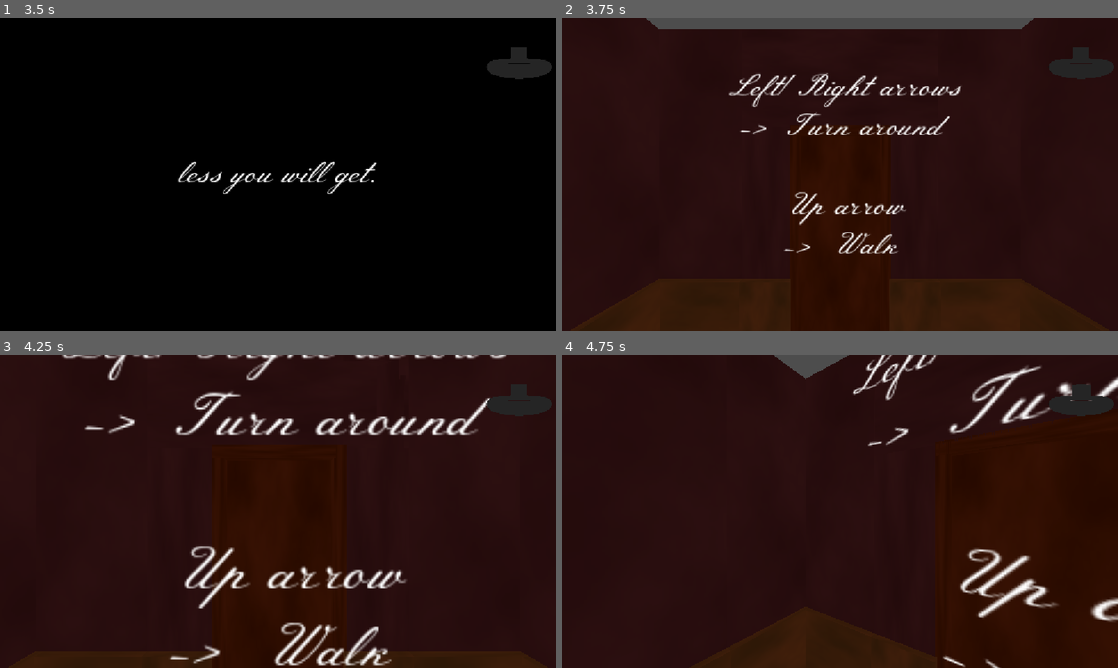
Above: before the commit, frames 1-4 (two rows, left to right).
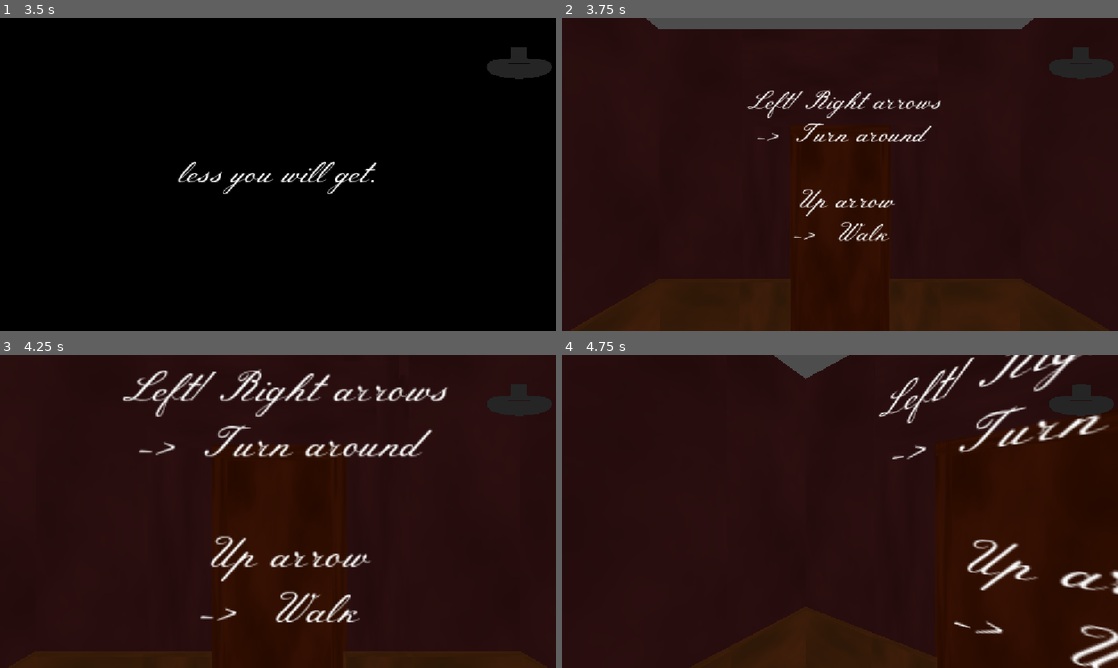
Above: after the commit, the same moments.

Repository: WolfYD3v/wake-up-REPO
Game: Godot game, scene res://scenes/main_menu/main_menu.tscn
Two runs of this game, one before a commit and one after it. Both use one fixed random seed, a clock stepped at 60 frames per second and the inputs below. Before the commit the project starts from res://scenes/global_game_scene.tscn.
Inputs:
- Up to frame 1 (3.5 s): click "PLAY" at 0.5 s; tap Enter at 1.25 s; hold Right 1.28-2.03 s; hold E 1.28-2.03 s; tap Space at 2 s; hold Left 2.03-2.78 s; tap E at 2.1 s; hold Right from 2.78 s (still down); hold E from 2.78 s (still down)
- Up to frame 2 (3.75 s): tap Enter at 3.5 s; release Right at 3.53 s; release E at 3.53 s; hold Up from 3.53 s (still down); tap E at 3.6 s
- Up to frame 3 (4.25 s): keep holding Up
- Up to frame 4 (4.75 s): release Up at 4.28 s; hold Left from 4.28 s (still down); hold E from 4.28 s (still down)

Frame 1 is identical in both runs. In frame 2, 3.8% of the frame differs, in the area x 30-72%, y 17-76%; in frame 3, 10%, in the area x 11-92%, y 0-100%; in frame 4, 6.9%.

Commit message:
Trashing scene manager (basic scene controling)

Diff:
--- a/assets/models/simulation_door.gd
+++ b/assets/models/simulation_door.gd
@@ -3,21 +3,45 @@
 @onready var key_indicator_label: Label3D = $KeyIndicatorLabel
 
 var player: Player = null
+var is_open: bool = false
+var is_active: bool = false
 
-func open_door() -> void:
-	for _loop in range(20):
-		$ActualDoor/Marker3D.rotate_y(deg_to_rad(130/20))
-		await get_tree().create_timer(0.1).timeout
+
+func move_door(move_value: int) -> void:
+	if not is_active:
+		is_active = true
+		set_indicator_text()
+		for _loop in range(20):
+			$ActualDoor/Marker3D.rotate_y(deg_to_rad(move_value/20))
+			await get_tree().create_timer(0.1).timeout
+		await get_tree().create_timer(0.3).timeout
+		is_active = false
 
 func _input(_event: InputEvent) -> void:
 	if Input.is_key_pressed(KEY_E):
 		if player and player.detect_collisions():
-			open_door()
+			if not is_open:
+				await move_door(130)
+				is_open = true
+				set_indicator_text()
+			else:
+				await move_door(-130)
+				is_open = false
+				set_indicator_text()
 
+func set_indicator_text() -> void:
+	if is_active:
+		key_indicator_label.text = "Door is doing" + "\n" + "something"
+		return
+	if not is_open:
+		key_indicator_label.text = "E key" + "\n" + "-> Open"
+	else:
+		key_indicator_label.text = "E key" + "\n" + "-> Close"
 
 func _on_player_detection_area_body_entered(body: Node3D) -> void:
 	if body is Player:
 		player = body
+		set_indicator_text()
 		key_indicator_label.show()
 
 func _on_player_detection_area_body_exited(body: Node3D) -> void:
--- /dev/null
+++ b/globals/auto_screenshot.gd
@@ -0,0 +1,32 @@
+extends Node
+
+var USER_DATA_FOLDER: String = OS.get_user_data_dir() + "/"
+
+func _ready() -> void:
+	if not DirAccess.dir_exists_absolute(USER_DATA_FOLDER + "screenshots"):
+		_init_screenshots_folder()
+	USER_DATA_FOLDER += "screenshots/"
+	await get_tree().create_timer(10.0).timeout
+	start_auto_screenshot_process()
+
+func _init_screenshots_folder() -> void:
+	DirAccess.make_dir_absolute(USER_DATA_FOLDER + "screenshots")
+
+func start_auto_screenshot_process() -> void:
+	_take_screenshot_screen()
+	await get_tree().create_timer(300.0).timeout
+	start_auto_screenshot_process()
+
+func _take_screenshot_game() -> void:
+	var nb_files_in_folder := DirAccess.get_files_at(USER_DATA_FOLDER).size()
+	var img := get_viewport().get_texture().get_image()
+	img.save_png(USER_DATA_FOLDER + str(nb_files_in_folder + 1))
+
+func _take_screenshot_screen() -> void:
+	var nb_files_in_folder := DirAccess.get_files_at(USER_DATA_FOLDER).size()
+	var img : Image = DisplayServer.screen_get_image(0)
+	img.save_png(USER_DATA_FOLDER + str(nb_files_in_folder + 1))
+
+	# Si pour render les screenshots
+	#var tex: ImageTexture = ImageTexture.create_from_image(img)
+	#$GUI/TextureRect.texture = tex
--- /dev/null
+++ b/globals/inputs_logger.gd
@@ -0,0 +1 @@
+extends Node
--- a/globals/scene_manager.gd
+++ /dev/null
@@ -1,40 +0,0 @@
-extends Node
-
-
-var _scenes: Dictionary[String, Node] = {
-	"actual": null,
-	"global_game": null,
-	"main_menu": null
-}
-
-func add_scene_to_scenes(scene_id_name: String, scene_node: Node) -> void:
-	if not _scenes.has(scene_id_name):
-		_scenes.set(scene_id_name, scene_node)
-		_scenes.set("actual", scene_node)
-		get_scene("global_game").add_child(scene_node)
-		get_scene("global_game").move_child(get_scene("actual"), 0)
-		#var nodes_nb_in_global_game: int = get_scene("global_game").get_child_count()
-		#get_scene("global_game").move_child(get_scene("transitions"), nodes_nb_in_global_game - 1)
-
-func set_scene(scene_id_name: String, scene_node: Node) -> void:
-	if _scenes.has(scene_id_name):
-		_scenes.set(scene_id_name, scene_node)
-		_scenes.set("actual", scene_node)
-
-func get_scene(scene_id_name: String) -> Node:
-	if _scenes.has(scene_id_name):
-		return _scenes.get(scene_id_name)
-	return null
-
-func show_scene(scene_id_name: String) -> void:
-	if _scenes.has(scene_id_name):
-		_scenes.get(scene_id_name).show()
-
-func hide_scene(scene_id_name: String) -> void:
-	if _scenes.has(scene_id_name):
-		_scenes.get(scene_id_name).hide()
-
-func change_scene(scene_id_name: String) -> void:
-	if _scenes.has("actual"):
-		hide_scene("actual")
-		show_scene(scene_id_name)
--- a/project.godot
+++ b/project.godot
@@ -11,13 +11,14 @@
 [application]
 
 config/name="Wake Up"
-run/main_scene="uid://ch1yra6hb6m8s"
+run/main_scene="uid://bmjlkkhnh1hcl"
 config/features=PackedStringArray("4.5", "GL Compatibility")
 config/icon="res://icon.svg"
 
 [autoload]
 
-SceneManager="*res://globals/scene_manager.gd"
+AutoScreenshot="*res://globals/auto_screenshot.gd"
+InputsLogger="*res://globals/inputs_logger.gd"
 
 [display]
 
--- a/scenes/global_game_scene.tscn
+++ /dev/null
@@ -1,9 +0,0 @@
-[gd_scene load_steps=2 format=3 uid="uid://ch1yra6hb6m8s"]
-
-[ext_resource type="PackedScene" uid="uid://bmjlkkhnh1hcl" path="res://scenes/main_menu/main_menu.tscn" id="1_5yoi4"]
-
-[node name="GlobalGameScene" type="Node"]
-
-[node name="GUI" type="CanvasLayer" parent="."]
-
-[node name="MainMenu" parent="GUI" instance=ExtResource("1_5yoi4")]
--- a/scenes/main_menu/main_menu.gd
+++ b/scenes/main_menu/main_menu.gd
@@ -1,16 +1,9 @@
-extends Control
+extends Node3D
 
 const SIMULATION_1 = preload("uid://dx235g3ifssim")
 
-func _ready() -> void:
-	SceneManager.set_scene("global_game", get_parent().get_parent())
-	SceneManager.set_scene("main_menu", self)
-
 func close_main_menu() -> void:
-	var game_scene = SIMULATION_1.instantiate()
-	SceneManager.add_scene_to_scenes("game_scene", game_scene)
-	SceneManager.hide_scene("main_menu")
-
+	get_tree().change_scene_to_file("res://scenes/simulations/all_simulations/simulation_1.tscn")
 
 func _on_play_button_pressed() -> void:
 	close_main_menu()
--- a/scenes/main_menu/main_menu.tscn
+++ b/scenes/main_menu/main_menu.tscn
@@ -2,17 +2,20 @@
 
 [ext_resource type="Script" uid="uid://dwn7eb6sjudow" path="res://scenes/main_menu/main_menu.gd" id="1_fsom3"]
 
-[node name="MainMenu" type="Control"]
-layout_mode = 3
+[node name="MainMenu" type="Node3D"]
+script = ExtResource("1_fsom3")
+
+[node name="GUI" type="CanvasLayer" parent="."]
+
+[node name="TextureRect" type="TextureRect" parent="GUI"]
 anchors_preset = 15
 anchor_right = 1.0
 anchor_bottom = 1.0
 grow_horizontal = 2
 grow_vertical = 2
-script = ExtResource("1_fsom3")
+expand_mode = 1
 
-[node name="PlayButton" type="Button" parent="."]
-layout_mode = 1
+[node name="PlayButton" type="Button" parent="GUI"]
 anchors_preset = 8
 anchor_left = 0.5
 anchor_top = 0.5
@@ -26,4 +29,4 @@
 grow_vertical = 2
 text = "PLAY"
 
-[connection signal="pressed" from="PlayButton" to="." method="_on_play_button_pressed"]
+[connection signal="pressed" from="GUI/PlayButton" to="." method="_on_play_button_pressed"]
--- a/scenes/simulations/all_simulations/simulation_1.tscn
+++ b/scenes/simulations/all_simulations/simulation_1.tscn
@@ -90,7 +90,7 @@
 transform = Transform3D(1, 0, 0, 0, 1, 0, 0, 0, 1, 0, 0, -1)
 
 [node name="Label3D" type="Label3D" parent="." index="5"]
-transform = Transform3D(1, 0, 0, 0, 1, 0, 0, 0, 1, 0, 0.5521153, 0.15040326)
+transform = Transform3D(1, 0, 0, 0, 1, 0, 0, 0, 1, 0, 0.5521153, -0.06587398)
 text = "Left/Right arrows
 -> Turn around
 
--- a/scenes/simulations/base_simulation.gd
+++ b/scenes/simulations/base_simulation.gd
@@ -4,6 +4,7 @@
 @onready var player: Player = $Player
 @onready var begin_texts_label: Label = $GUI/Control/BeginTextsLabel
 @onready var gui: CanvasLayer = $GUI
+@onready var simulation_leaver: SimulationLeaver = $SimulationLeaver
 
 @export var begin_texts: Array[String] = []
 
@@ -23,7 +24,7 @@
 	player.can_rotate = false
 	player.player_camera.fov = 15.0
 	await get_tree().create_timer(1.5).timeout
-	get_tree().quit()
+	get_tree().change_scene_to_file("res://scenes/simulations/all_simulations/simulation_1.tscn")
 
 func _on_simulation_leaver_leave_simulation() -> void:
 	change_simulation_layer()
--- a/scenes/simulations/simulation_leaver/simulation_leaver.gd
+++ b/scenes/simulations/simulation_leaver/simulation_leaver.gd
@@ -1,6 +1,9 @@
 extends StaticBody3D
+class_name SimulationLeaver
 
 signal leave_simulation
+
+@export_range(1, 1) var next_simulation_id: int = 1
 
 var player: Player = null
 
Not shown, added: globals/auto_screenshot.gd.uid
Not shown, added: globals/inputs_logger.gd.uid
Not shown, removed: globals/scene_manager.gd.uid
Not shown, added: credits.md
